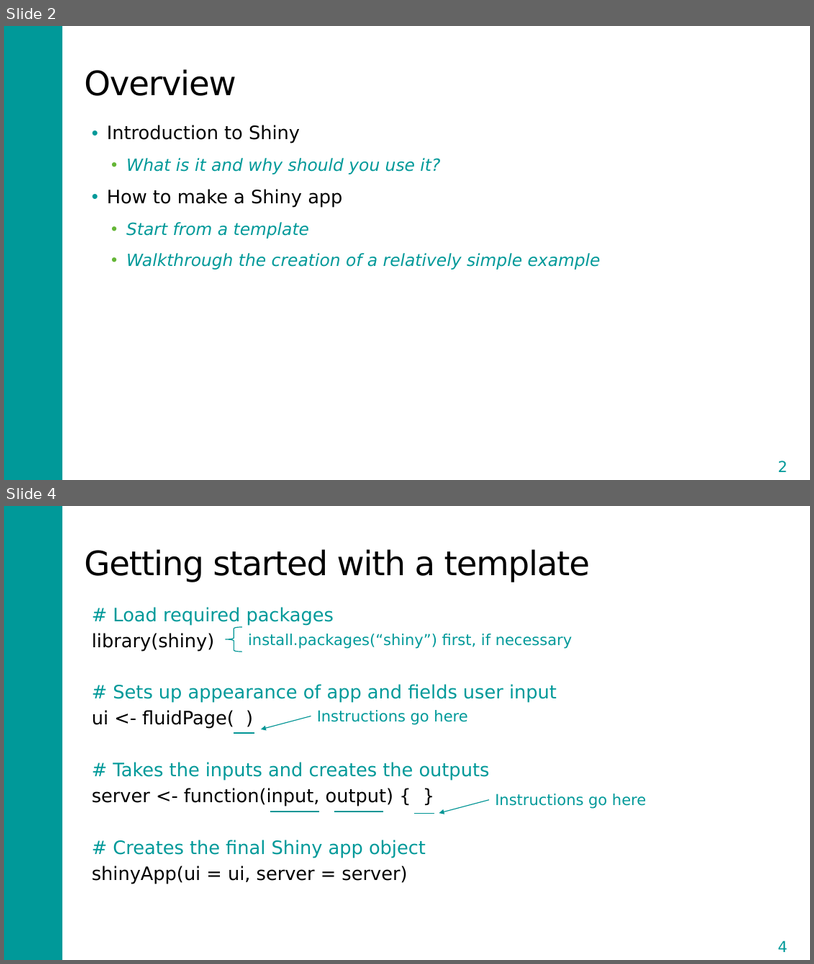
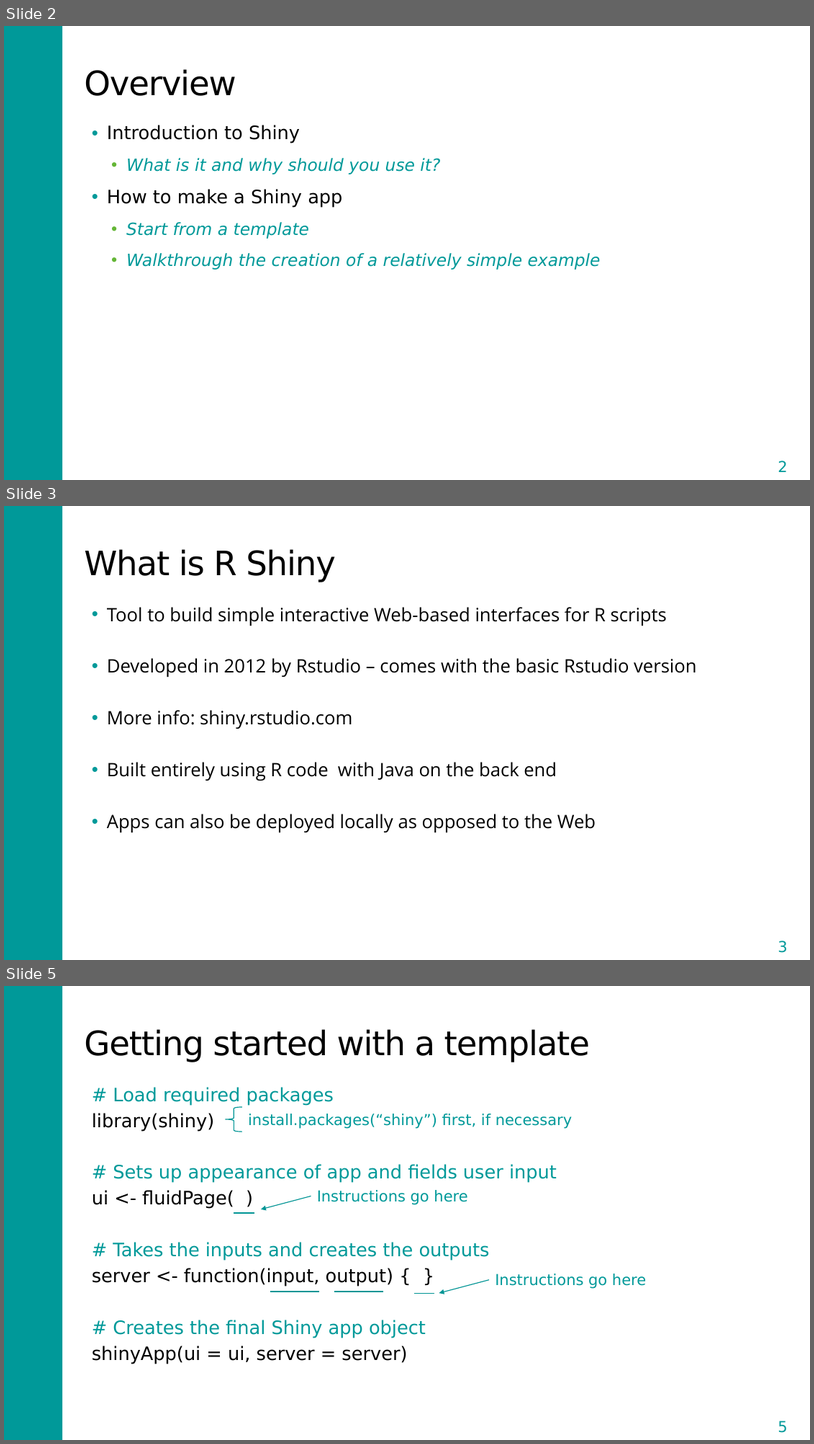
Before and after one commit to DARTH-git/Course-Modularization, a slide deck: static/Course_Modularization/Shiny/Shiny_slides.pptx. Shown one above the other, each under a label of ours: slides 2 and 4 before the commit, slides 2, 3 and 5 after it; the slides between them are not shown. The pictures are 814x964 and 814x1444 pixels, drawn with LibreOffice and Linux fonts; fonts in the diff are those of the drawing. Boxes give left, top, right and bottom in pixels: in the first picture for what was removed or moved away, otherwise in the second. Text is boxed around its words. In the diff, an @@ line names an element or a change of style, - is before the commit and + after.

Commit message:
changes on shiny and sens. analysis

```diff
--- a/static/Course_Modularization/Shiny/Shiny_slides.pptx
+++ b/static/Course_Modularization/Shiny/Shiny_slides.pptx
@@ slide 3 added at <box>4,506,810,960</box>, background #FFFFFF; not listed: 1 template element that a slide beside it also shows @@
@@ title added at <box>84,549,336,582</box>, 40 pt, text #000000 @@
+What is R Shiny
@@ text added at <box>107,607,697,833</box>, 22 pt, text #000000 @@
+• Tool to build simple interactive Web-based interfaces for R scripts
+• Developed in 2012 by Rstudio – comes with the basic Rstudio version
+• More info: shiny.rstudio.com
+• Built entirely using R code with Java on the back end
+• Apps can also be deployed locally as opposed to the Web
@@ page number added at <box>759,933,808,959</box>, outline #FFFFFF 1.5 pt, 18 pt, text #009999 @@
+3
@@ what was slide 4 is now slide 5 @@
@@ page number at <box>778,1420,787,1432</box>: text changed @@
-4
+5
```
Also in this commit, not shown: 1 slide changed, 7 other slides added, 7 slides removed, 13 other files.
